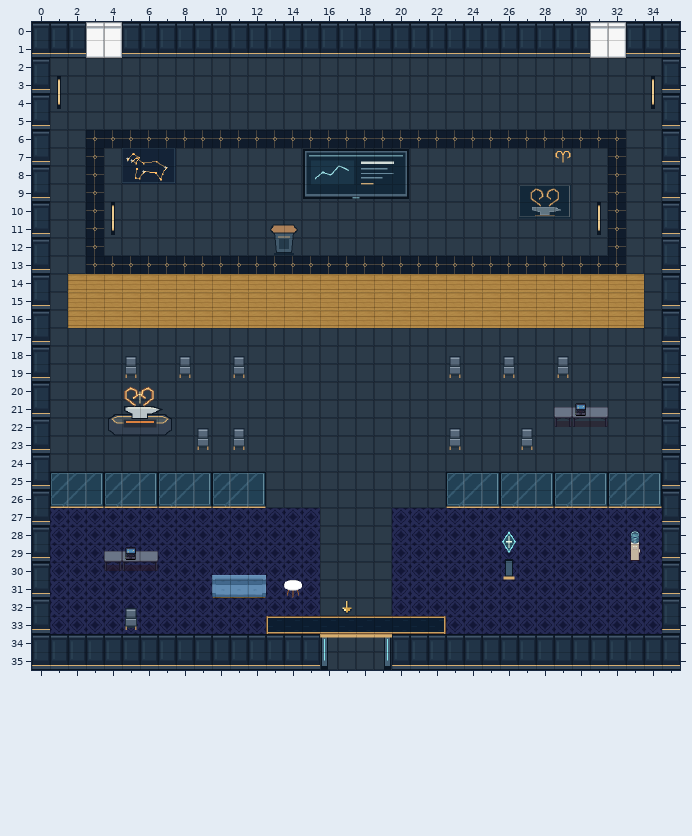
One commit to this Tiled map (JSON): maps/preview/speaker-aries.tmj. Above is the file before it was changed.
Cells are 32x32 px. Shown: x 0..35, y 0..35.
After:
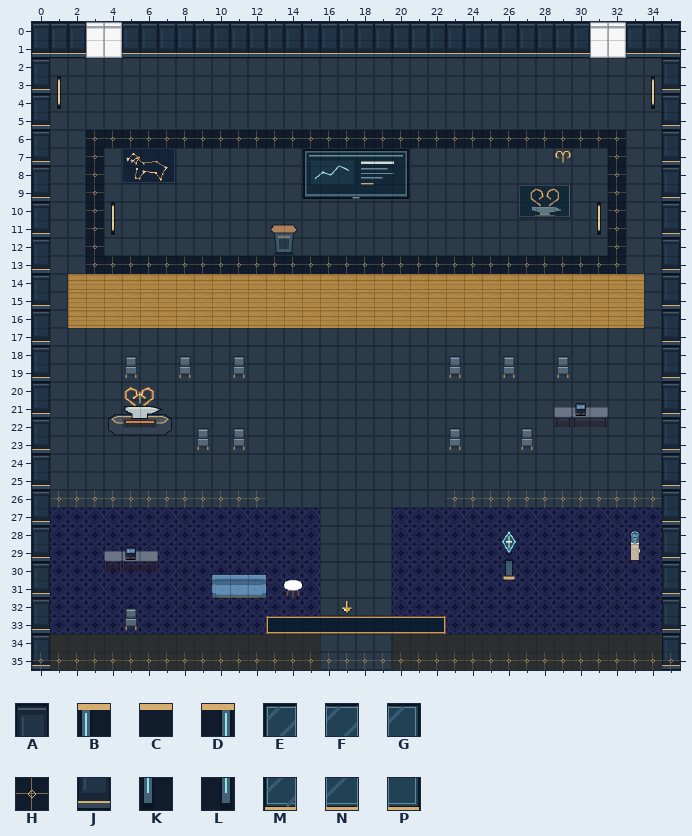
Key: from "art-0": A 0, B 1, C 2, D 4, E 9, F 10, G 11, H 15, J 16, K 17, L 20, M 25, N 26, P 27.
_ is an empty cell, # one hidden under a higher layer.
What changed:
{"where": "layer \"scenery-belowAvatar-0\""}
{"y":26,"x":1,"old":"____________","new":"HHHHHHHHHHHH"}
{"y":26,"x":23,"old":"____________","new":"HHHHHHHHHHHH"}
{"y":35,"x":16,"old":"____","new":"HHHH"}
{"where": "layer \"scenery-belowAvatar-2\""}
{"y":35,"x":0,"old":"_","new":"J"}
{"y":35,"x":35,"old":"_","new":"J"}
{"where": "layer \"scenery-belowAvatar-3\""}
{"y":35,"x":0,"old":"________________","new":"HHHHHHHHHHHHHHHH"}
{"y":35,"x":20,"old":"________________","new":"HHHHHHHHHHHHHHHH"}
{"where": "layer \"scenery-aboveAvatar-0\" (removed)"}
{"y":25,"x":1,"old":"EFGEFGEFGEFG","new":"____________"}
{"y":25,"x":23,"old":"EFGEFGEFGEFG","new":"____________"}
{"y":26,"x":1,"old":"MNPMNPMNPMNP","new":"____________"}
{"y":26,"x":23,"old":"MNPMNPMNPMNP","new":"____________"}
{"y":34,"x":16,"old":"BCCD","new":"____"}
{"y":35,"x":0,"old":"#","new":"_"}
{"y":35,"x":16,"old":"K","new":"_"}
{"y":35,"x":19,"old":"L","new":"_"}
{"y":35,"x":35,"old":"#","new":"_"}
{"where": "layer \"scenery-aboveAvatar-1\" (removed)"}
{"y":34,"x":1,"old":"AAAAAAAAAAAAAAA","new":"_______________"}
{"y":34,"x":20,"old":"AAAAAAAAAAAAAAA","new":"_______________"}
{"y":35,"x":0,"old":"JJJJJJJJJJJJJJJJ","new":"________________"}
{"y":35,"x":20,"old":"JJJJJJJJJJJJJJJJ","new":"________________"}
{"label":"changed","picture_box":[50,472,266,508]}
{"label":"changed","picture_box":[446,472,662,508]}
{"label":"changed","picture_box":[32,634,680,670]}
